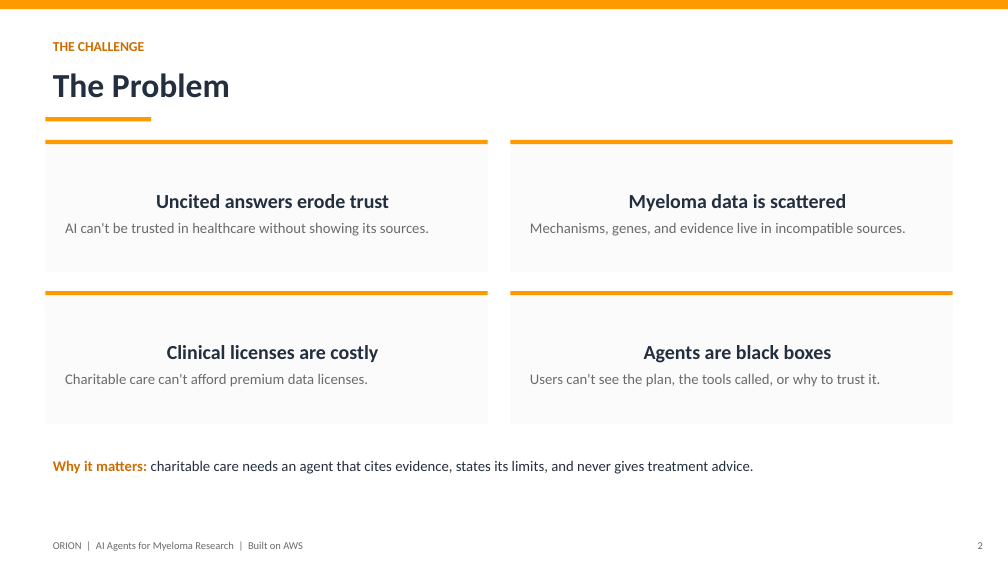
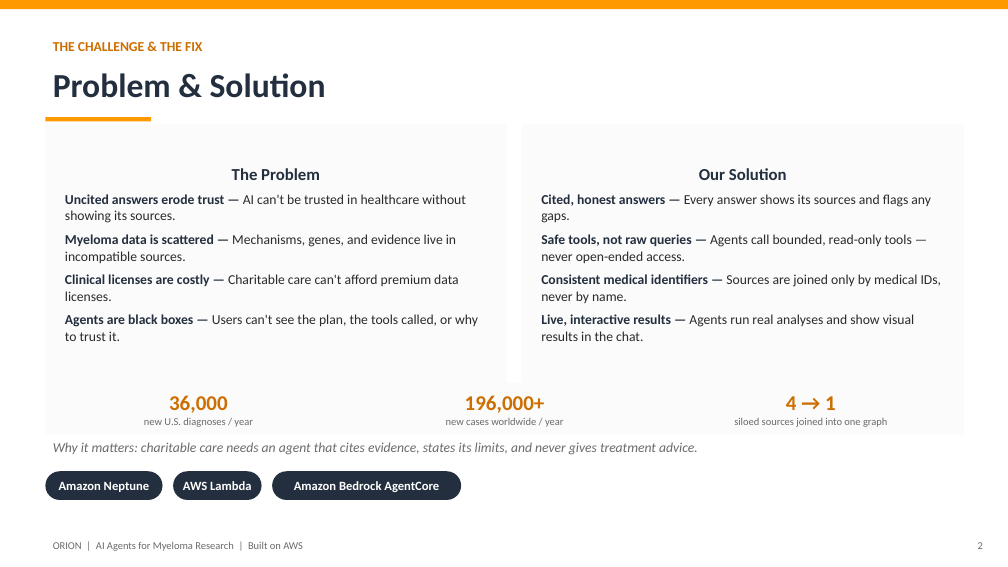
Before and after one commit to lhnminh/MMRF-KnowledgeGraph, a slide deck: slide 2 of ORION_Hackathon_Pitch.pptx. Drawn at 1008x567 pixels with LibreOffice and Linux fonts; fonts in the diff are those of the drawing. Boxes give left, top, right and bottom in pixels: in the first picture for what was removed or moved away, otherwise in the second. Text is boxed around its words. In the diff, an @@ line names an element or a change of style, - is before the commit and + after.

```diff
--- a/ORION_Hackathon_Pitch.pptx
+++ b/ORION_Hackathon_Pitch.pptx
@@ text at (53,42,202,51): text changed @@
-THE CHALLENGE
+THE CHALLENGE & THE FIX
@@ text at (53,73,326,98): text changed @@
-The Problem
+Problem & Solution
@@ rectangle removed at (45,140,488,272) @@
-Uncited answers erode trust
-AI can't be trusted in healthcare without showing its sources.
@@ rectangle removed at (45,140,488,144) @@
@@ rectangle removed at (510,140,953,272) @@
-Myeloma data is scattered
-Mechanisms, genes, and evidence live in incompatible sources.
@@ rectangle removed at (510,140,953,144) @@
@@ text added at (65,168,478,341), 13 pt, text #2A2A2A @@
+The Problem
+Uncited answers erode trust — AI can't be trusted in healthcare without showing its sources.
+Myeloma data is scattered — Mechanisms, genes, and evidence live in incompatible sources.
+Clinical licenses are costly — Charitable care can't afford premium data licenses.
+Agents are black boxes — Users can't see the plan, the tools called, or why to trust it.
@@ text added at (541,168,942,341), 13 pt, text #2A2A2A @@
+Our Solution
+Cited, honest answers — Every answer shows its sources and flags any gaps.
+Safe tools, not raw queries — Agents call bounded, read-only tools — never open-ended access.
+Consistent medical identifiers — Sources are joined only by medical IDs, never by name.
+Live, interactive results — Agents run real analyses and show visual results in the chat.
@@ rectangle removed at (45,291,488,423) @@
-Clinical licenses are costly
-Charitable care can't afford premium data licenses.
@@ rectangle removed at (45,291,488,296) @@
@@ rectangle removed at (510,291,953,423) @@
-Agents are black boxes
-Users can't see the plan, the tools called, or why to trust it.
@@ rectangle removed at (510,291,953,296) @@
@@ rectangle added at (45,383,964,435), fill #FBFBFB @@
@@ text added at (144,395,252,427), 10 pt, text #6B6B6B @@
+36,000
+new U.S. diagnoses / year
@@ text added at (446,395,563,427), 10 pt, text #6B6B6B @@
+196,000+
+new cases worldwide / year
@@ text added at (734,396,887,427), 10 pt, text #6B6B6B @@
+4 → 1
+siloed sources joined into one graph
@@ text "Why it matters: charitable care ...": place and size @@
-text "Why it matters: charitable care ..." at (53,460,754,474)
+text "Why it matters: charitable care ..." at (53,442,698,455)
@@ text "Why it matters: charitable care ..." at (53,442,698,455): size 14 to 13 pt, italic on; text colour #CC6E00 to #6B6B6B, bold off in "Why it matters:"; text colour #232F3E to #6B6B6B in "charitable care needs an agent that cites ..." @@
@@ rounded rectangle added at (45,471,163,500), fill #232F3E, 12 pt, text #FFFFFF, bold @@
+Amazon Neptune
@@ rounded rectangle added at (173,471,262,500), fill #232F3E, 12 pt, text #FFFFFF, bold @@
+AWS Lambda
@@ rounded rectangle added at (272,471,461,500), fill #232F3E, 12 pt, text #FFFFFF, bold @@
+Amazon Bedrock AgentCore
```
Also in this commit, not shown: 7 other slides changed, 1 slide added, 2 slides removed, 15 other files.
